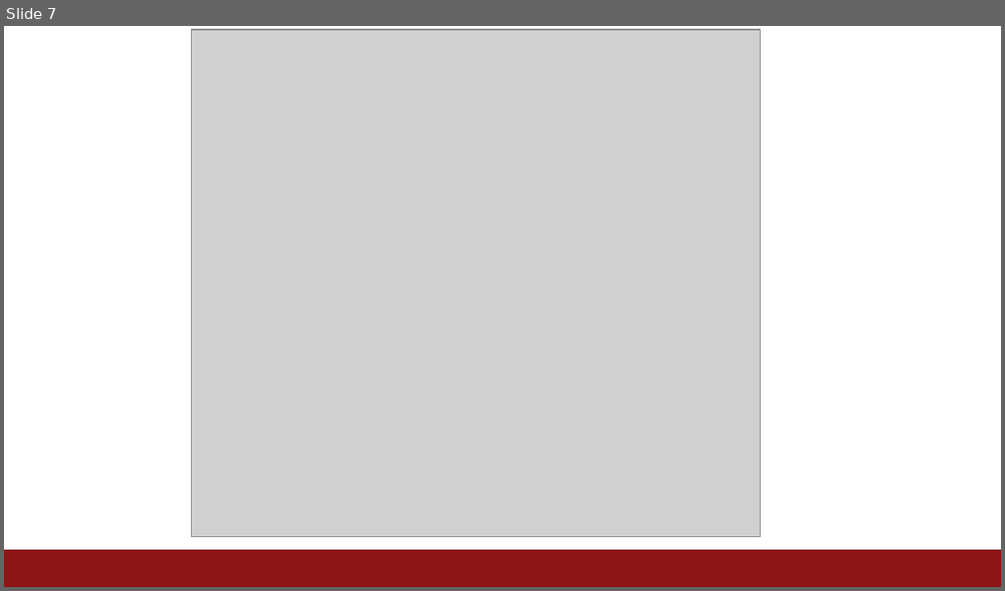
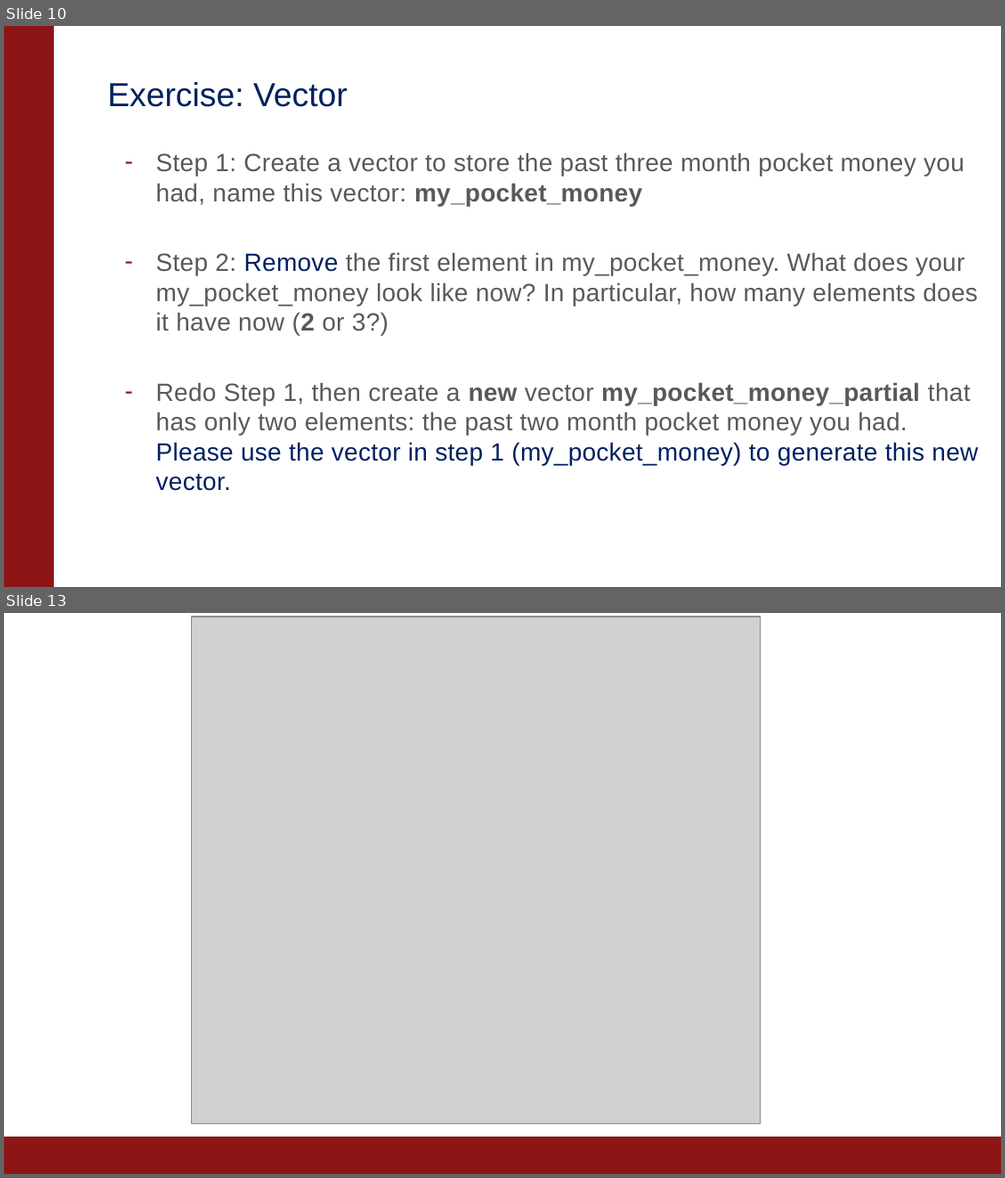
Before and after one commit to kaipingchen/com106-206-TA, a slide deck: KaipingAdina's Section Material/Intro Section/IntroSection.pptx. Shown one above the other, each under a label of ours: slide 7 before the commit, slides 10 and 13 after it; the slides between them are not shown. The pictures are 1005x591 and 1005x1178 pixels, drawn with LibreOffice and Linux fonts; fonts in the diff are those of the drawing; grey boxes stand for pictures; background and template pictures are left out. Boxes give left, top, right and bottom in pixels: in the first picture for what was removed or moved away, otherwise in the second. Text is boxed around its words. In the diff, an @@ line names an element or a change of style, - is before the commit and + after.

Commit message:
update the R script and PPT!
Dear Adina, I included the exercises in the PPT and delete some
contents. I also updated the R script! Please edit! Thanks!

```diff
--- a/KaipingAdina's Section Material/Intro Section/IntroSection.pptx
+++ b/KaipingAdina's Section Material/Intro Section/IntroSection.pptx
@@ slide 10 added at (4, 26, 1001, 587), background #FFFFFF @@
@@ rectangle added at (4, 26, 54, 587), fill #8C1515, outline #8C1515 0.75 pt @@
@@ title added at (107, 82, 348, 107), 24 pt, text #002060 @@
+Exercise: Vector
@@ text added at (156, 152, 978, 491), 18 pt, text #595959 @@
+– Step 1: Create a vector to store the past three month pocket money you had, name this vector: my_pocket_money
+– Step 2: Remove the first element in my_pocket_money. What does your my_pocket_money look like now? In particular, how many elements does it have now (2 or 3?)
+– Redo Step 1, then create a new vector my_pocket_money_partial that has only two elements: the past two month pocket money you had. Please use the vector in step 1 (my_pocket_money) to generate this new vector.
@@ what was slide 7 is now slide 13 @@
```
Also in this commit, not shown: 4 slides changed, 5 other slides added, 2 other files.
